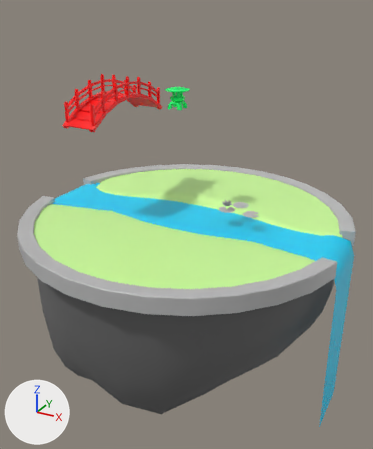
What one commit did to the FBX model Bulding playfolWorld/playfull word/Assets/Art/enviroment/SM_Envirment.fbx.
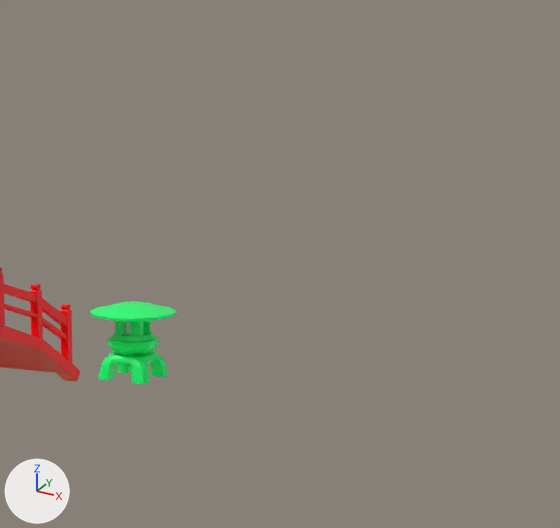
The first picture shows the older version from a camera (50 mm lens) standing at (14.6, -26.6, 18.4) and looking at (0.0, 0.1, 5.1). The close-ups show both versions on the part from 37% to 80% of the width and 0% to 34% of the height of that picture; other places that the commit changed are outside them. The axes (+X, +Y, +Z) are drawn at lower left. The lights are the same throughout. Where no turn or scale is listed for an object, it has been applied to the vertices.

The older version as bpy lines, for what is in view:
```python
me_mesh_008 = bpy.data.meshes.new('Mesh.008')
me_mesh_008.from_pydata(...)  # 465 vertices, 493 faces; spans x -0.719..0.728, y -0.723..0.723, z 0.202..1.421
# faces by material slot: [485, 8]
me_mesh_008.materials.append(mat_standardsurface6)  # green #00ff71
me_mesh_008.materials.append(mat_standardsurface7)  # white #ffffff
me_mesh_009 = bpy.data.meshes.new('Mesh.009')
me_mesh_009.from_pydata(...)  # 1636 vertices, 1543 faces; spans x -1.08..1.08, y -3.73..3.73, z -1.29..1.29
me_mesh_009.materials.append(mat_standardsurface5)  # red #ff0000
ob_sm_bridge = bpy.data.objects.new('SM_Bridge', me_mesh_009)
ob_sm_bridge.location = (-4.67, -0.51, 12.79)
ob_sm_lantern = bpy.data.objects.new('SM_Lantern', me_mesh_008)
ob_sm_lantern.location = (-0.54, -0.1, 12.24)
```
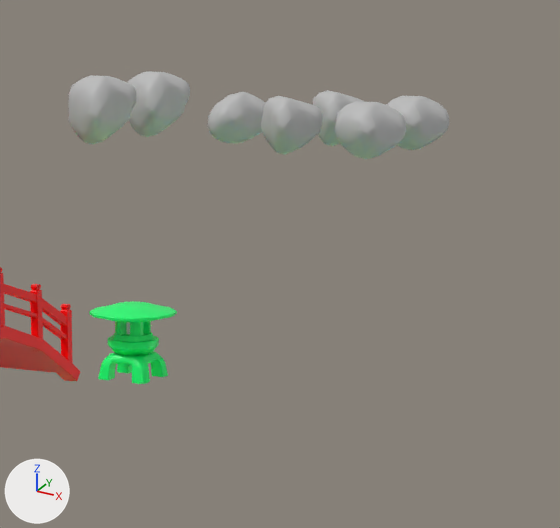
Boxes [x1, y1, x2, y2] around the edits, measured in the close-ups (560 x 528 px):
'SM_Stone3', added: after [68, 75, 137, 144]
'SM_Stone', added: after [335, 101, 406, 159]
'SM_Stone7', added: after [128, 71, 190, 137]
'SM_Stone2', added: after [261, 96, 323, 154]
'SM_Stone4', added: after [207, 92, 265, 144]
'SM_Stone6', added: after [386, 96, 449, 150]
'SM_Stone5', added: after [313, 90, 365, 146]

The change, as a diff of the scene's bpy script:
```diff
--- a/Bulding playfolWorld/playfull word/Assets/Art/enviroment/SM_Envirment.fbx.py
+++ b/Bulding playfolWorld/playfull word/Assets/Art/enviroment/SM_Envirment.fbx.py
@@ me_mesh_015 @@
+me_mesh_015.from_pydata(...)  # 223 vertices, 243 faces; spans x 0.022..0.895, y -0.466..0.778, z -0.4..0.443
+me_mesh_015.materials.append(mat_lambert1)  # grey #bcbcbc
@@ me_mesh_013 @@
+me_mesh_013.from_pydata(...)  # 228 vertices, 250 faces; spans x -0.234..0.841, y -0.466..0.702, z -0.369..0.665
+me_mesh_013.materials.append(mat_lambert1)  # grey #bcbcbc
@@ me_mesh_011 @@
+me_mesh_011.from_pydata(...)  # 223 vertices, 243 faces; spans x 0.022..0.895, y -0.466..0.778, z -0.4..0.443
+me_mesh_011.materials.append(mat_lambert1)  # grey #bcbcbc
@@ me_mesh_017 @@
+me_mesh_017.from_pydata(...)  # 228 vertices, 250 faces; spans x -0.234..0.841, y -0.466..0.702, z -0.369..0.665
+me_mesh_017.materials.append(mat_lambert1)  # grey #bcbcbc
@@ me_mesh_014 @@
+me_mesh_014.from_pydata(...)  # 283 vertices, 307 faces; spans x -0.037..0.895, y -0.596..0.58, z -0.411..0.39
+me_mesh_014.materials.append(mat_lambert1)  # grey #bcbcbc
@@ me_mesh_012 @@
+me_mesh_012.from_pydata(...)  # 283 vertices, 307 faces; spans x -0.106..0.895, y -0.485..0.618, z -0.411..0.391
+me_mesh_012.materials.append(mat_lambert1)  # grey #bcbcbc
@@ me_mesh_016 @@
+me_mesh_016.from_pydata(...)  # 283 vertices, 307 faces; spans x -0.106..0.895, y -0.485..0.618, z -0.411..0.391
+me_mesh_016.materials.append(mat_lambert1)  # grey #bcbcbc
@@ ob_sm_stone5 @@
+ob_sm_stone5 = bpy.data.objects.new('SM_Stone5', me_mesh_015)
+ob_sm_stone5.location = (1.71, 1.82, 16.47)
@@ ob_sm_stone3 @@
+ob_sm_stone3 = bpy.data.objects.new('SM_Stone3', me_mesh_013)
+ob_sm_stone3.location = (-1.51, 0.0, 16.47)
@@ ob_sm_stone2 @@
+ob_sm_stone2 = bpy.data.objects.new('SM_Stone2', me_mesh_011)
+ob_sm_stone2.location = (1.71, 0.0, 16.47)
@@ ob_sm_stone7 @@
+ob_sm_stone7 = bpy.data.objects.new('SM_Stone7', me_mesh_017)
+ob_sm_stone7.location = (-1.51, 1.82, 16.47)
@@ ob_sm_stone4 @@
+ob_sm_stone4 = bpy.data.objects.new('SM_Stone4', me_mesh_014)
+ob_sm_stone4.location = (0.0, 1.82, 16.47)
@@ ob_sm_stone @@
+ob_sm_stone = bpy.data.objects.new('SM_Stone', me_mesh_012)
+ob_sm_stone.location = (3.08, 0.0, 16.47)
@@ ob_sm_stone6 @@
+ob_sm_stone6 = bpy.data.objects.new('SM_Stone6', me_mesh_016)
+ob_sm_stone6.location = (3.08, 1.82, 16.47)
```
